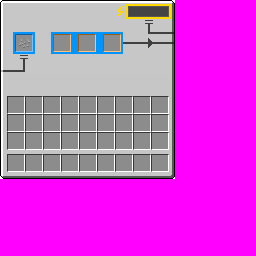
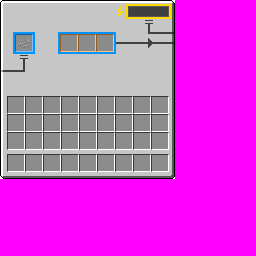
Two versions of the same layered image (w=256, h=256). Layer-by-layer changes:
painted on "output right" over box(96, 34, 121, 52)
painted on "output left" over box(53, 34, 78, 52)
painted on "harvestergui.png copy" over box(1, 3, 168, 72)
